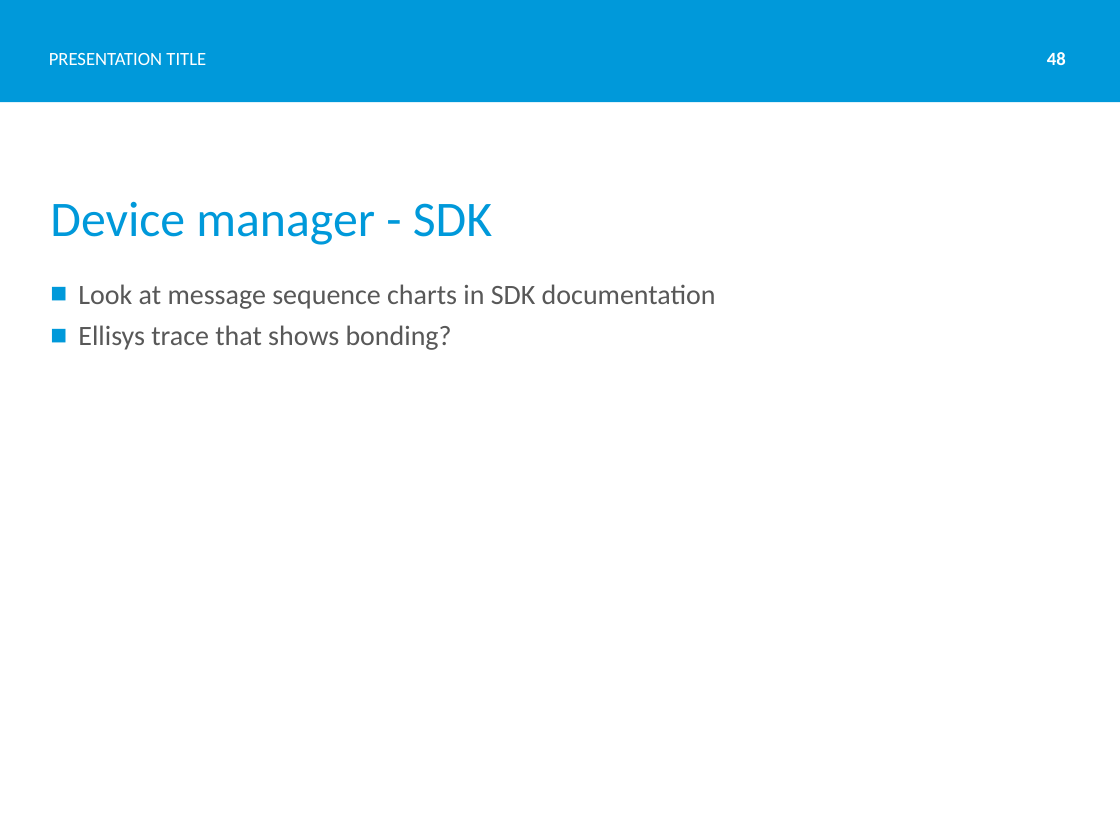
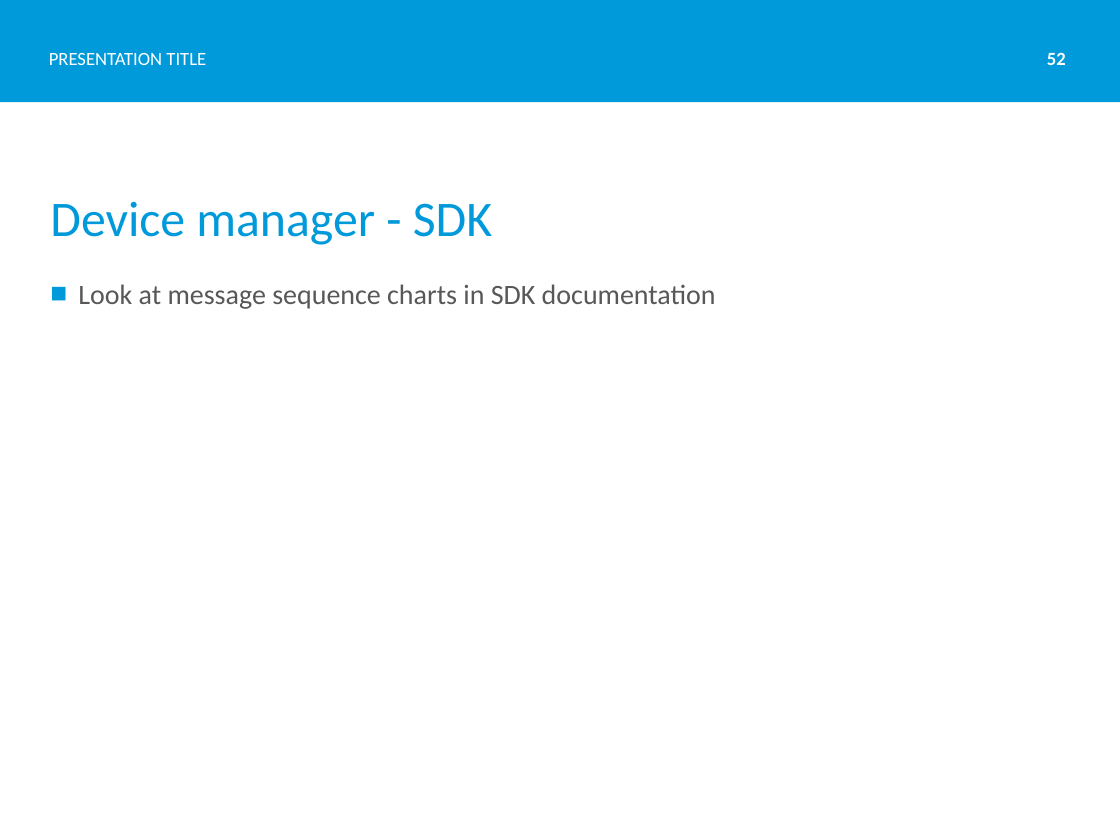
Before and after one commit to Skjerve/nRF51-S130-HK, a slide deck: slide 52 of S130 Introduction.pptx (slide 48 before the commit). Drawn at 1120x840 pixels with LibreOffice and Linux fonts; fonts in the diff are those of the drawing; background and template pictures are left out. Boxes give left, top, right and bottom in pixels: in the first picture for what was removed or moved away, otherwise in the second. Text is boxed around its words. In the diff, an @@ line names an element or a change of style, - is before the commit and + after.

```diff
--- a/S130 Introduction.pptx
+++ b/S130 Introduction.pptx
@@ page number at [1047, 53, 1066, 65]: text changed @@
-48
+52
@@ text at [78, 325, 452, 350]: paragraph removed @@
-■ Ellisys trace that shows bonding?
```
Also in this commit, not shown: 9 other slides changed, 5 slides added.
